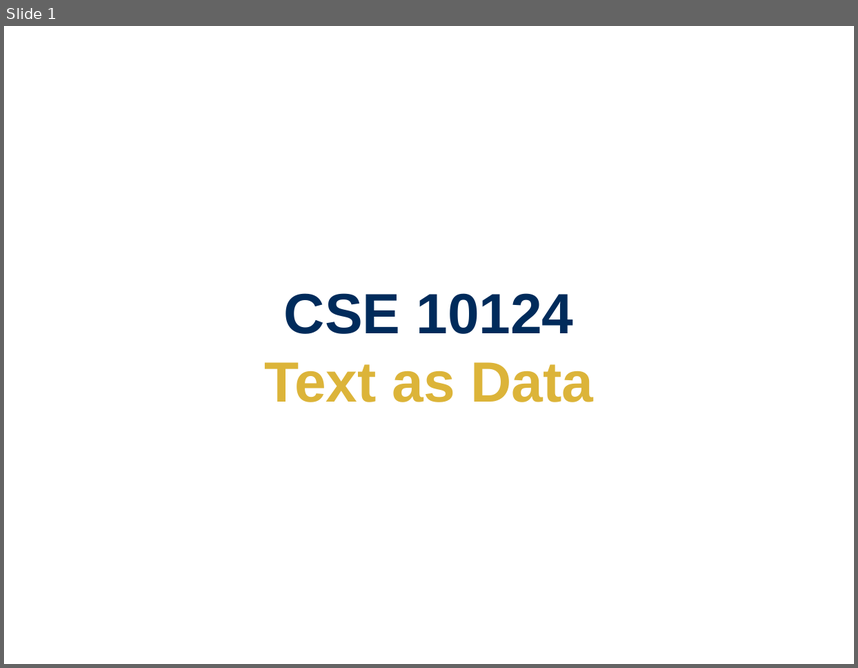
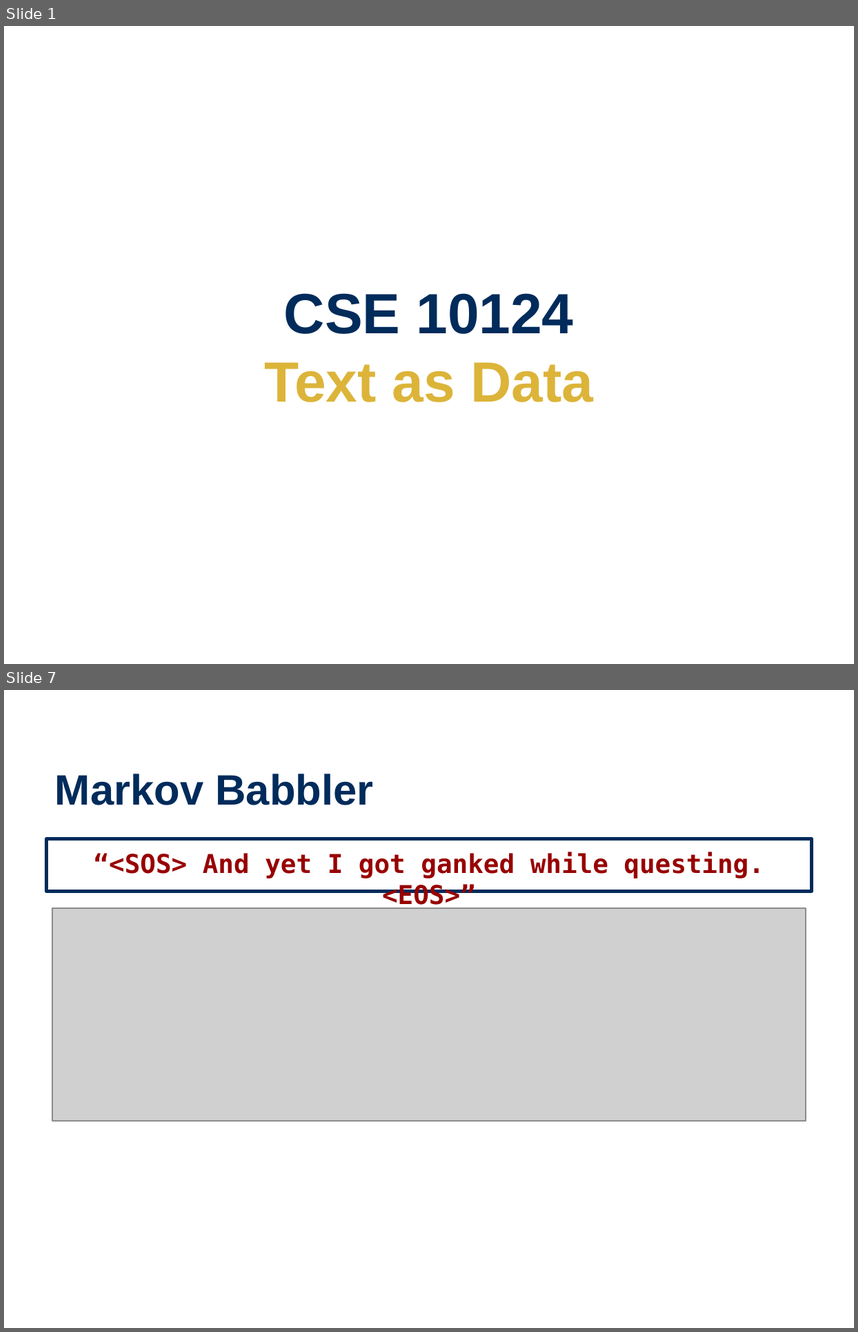
Before and after one commit to wtheisen/nd-cse-10124-lectures, a slide deck: Blank/Lecture_01_ Text_as_Data.pptx. Shown one above the other, each under a label of ours: slide 1 before the commit, slides 1 and 7 after it; the slides between them are not shown. The pictures are 858x668 and 858x1332 pixels, drawn with LibreOffice and Linux fonts; fonts in the diff are those of the drawing; grey boxes stand for pictures. Boxes give left, top, right and bottom in pixels: in the first picture for what was removed or moved away, otherwise in the second. Text is boxed around its words. In the diff, an @@ line names an element or a change of style, - is before the commit and + after.

Commit message:
Trying to have auto-slide-image-serving

```diff
--- a/Blank/Lecture_01_ Text_as_Data.pptx
+++ b/Blank/Lecture_01_ Text_as_Data.pptx
@@ slide 7 added at [4, 690, 854, 1328], background #FFFFFF @@
@@ title added at [55, 773, 374, 805], 36 pt, text #002B5B, bold @@
+Markov Babbler
@@ text added at [47, 839, 811, 891], outline #002B5B 3 pt, 22 pt, text #980000, bold @@
+“<SOS> And yet I got ganked while questing. <EOS>”
@@ picture added at [52, 909, 806, 1121] @@
```
Also in this commit, not shown: 4 slides changed, 24 other slides added, 3 slides removed, 3 other files.
